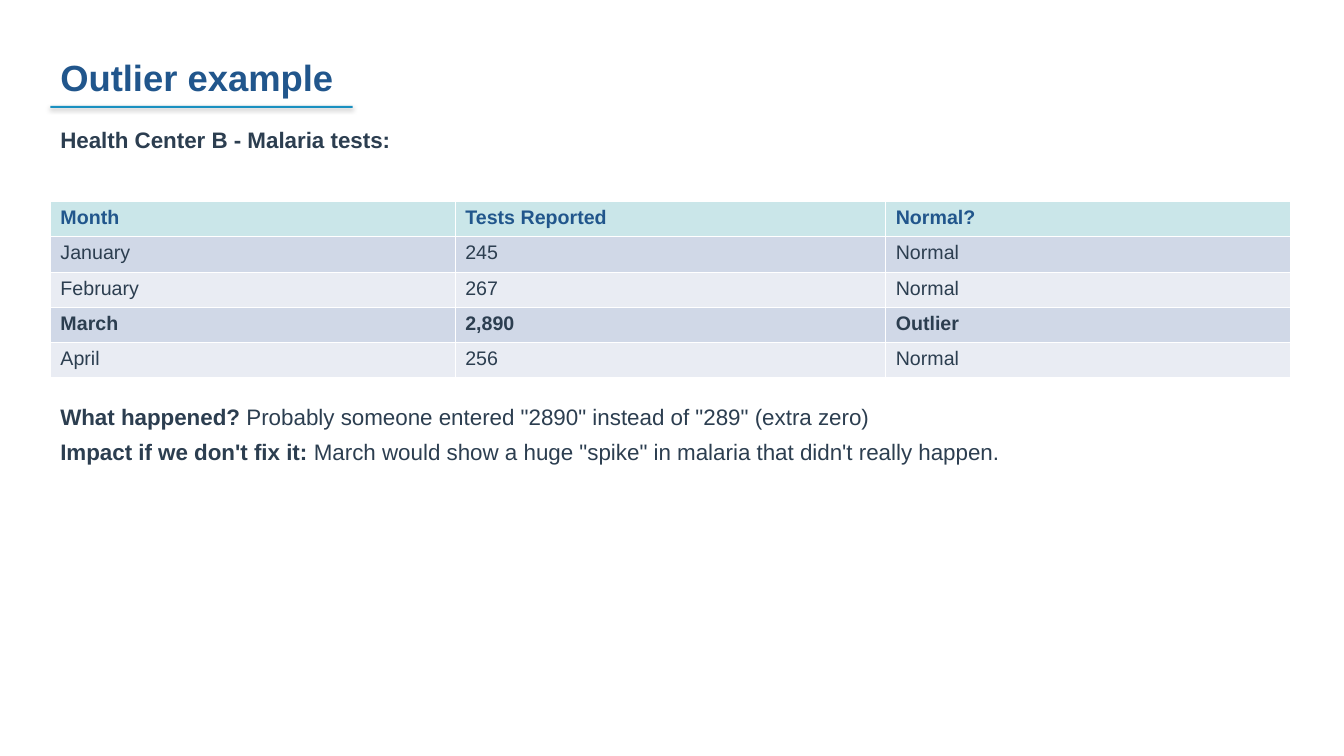
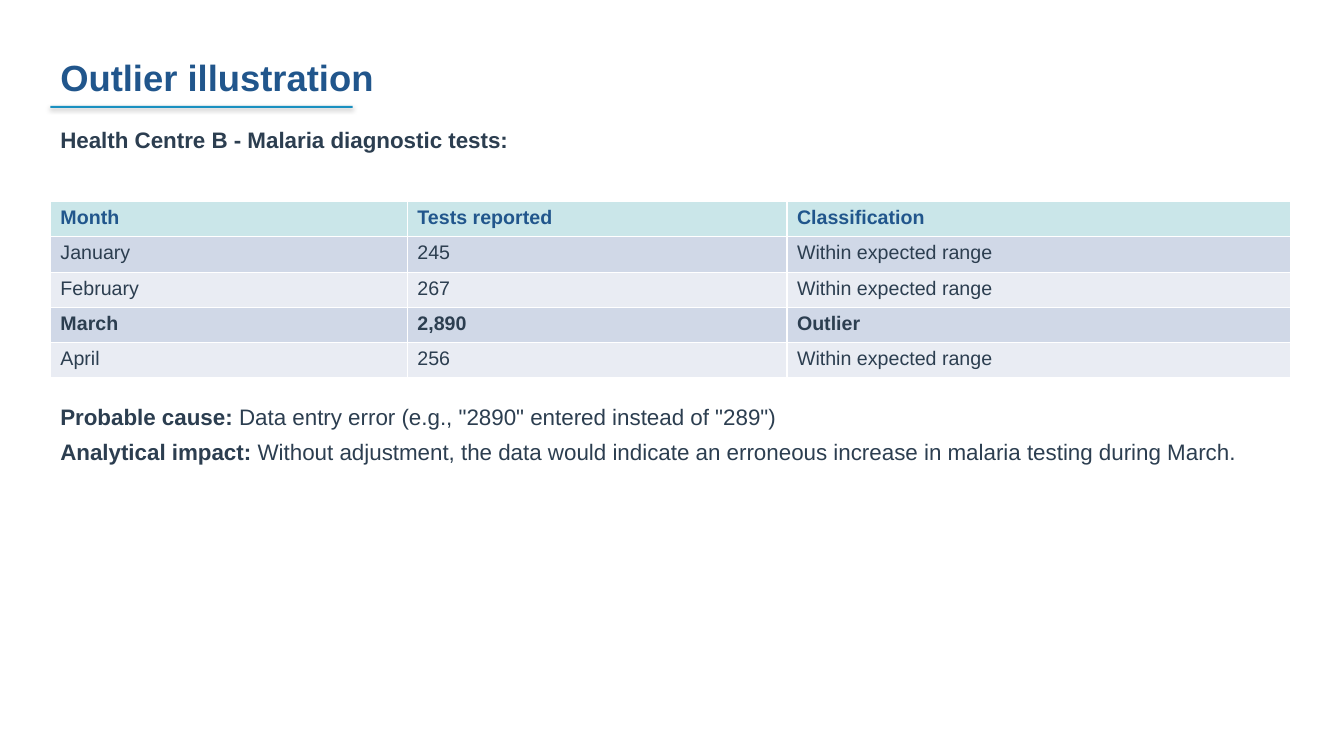
Before and after one commit to FASTR-Analytics/fastr-resource-hub, a slide deck: slide 45 of outputs/2026-zambia_deck.pptx (slide 47 before the commit). Drawn at 1344x756 pixels with LibreOffice and Linux fonts; fonts in the diff are those of the drawing. Boxes give left, top, right and bottom in pixels: in the first picture for what was removed or moved away, otherwise in the second. Text is boxed around its words. In the diff, an @@ line names an element or a change of style, - is before the commit and + after.

```diff
--- a/outputs/2026-zambia_deck.pptx
+++ b/outputs/2026-zambia_deck.pptx
@@ text at <box>60,64,374,92</box>: text changed @@
-Outlier example
+Outlier illustration
@@ text at <box>60,131,508,153</box>: text changed @@
-Health Center B - Malaria tests:
+Health Centre B - Malaria diagnostic tests:
@@ table at <box>50,202,1291,378</box> @@
-row 1, column 2: Tests Reported
+row 1, column 2: Tests reported
-row 1, column 3: Normal?
+row 1, column 3: Classification
-row 2, column 3: Normal
+row 2, column 3: Within expected range
-row 3, column 3: Normal
+row 3, column 3: Within expected range
-row 5, column 3: Normal
+row 5, column 3: Within expected range
@@ text at <box>60,408,1235,465</box>: text changed @@
-What happened? Probably someone entered "2890" instead of "289" (extra zero)
-Impact if we don't fix it: March would show a huge "spike" in malaria that didn't really happen.
+Probable cause: Data entry error (e.g., "2890" entered instead of "289")
+Analytical impact: Without adjustment, the data would indicate an erroneous increase in malaria testing during March.
```
Also in this commit, not shown: 25 other slides changed, 24 slides added, 39 slides removed, 12 other files.
